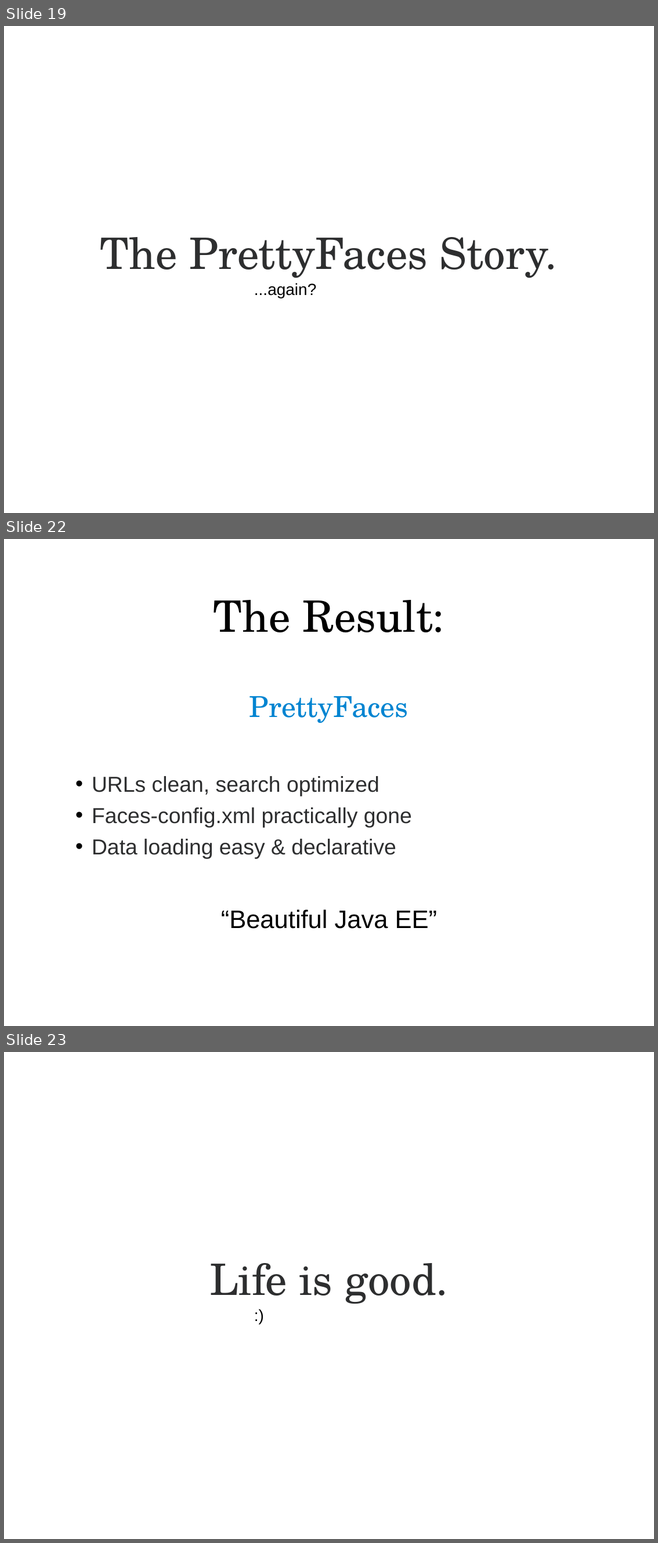
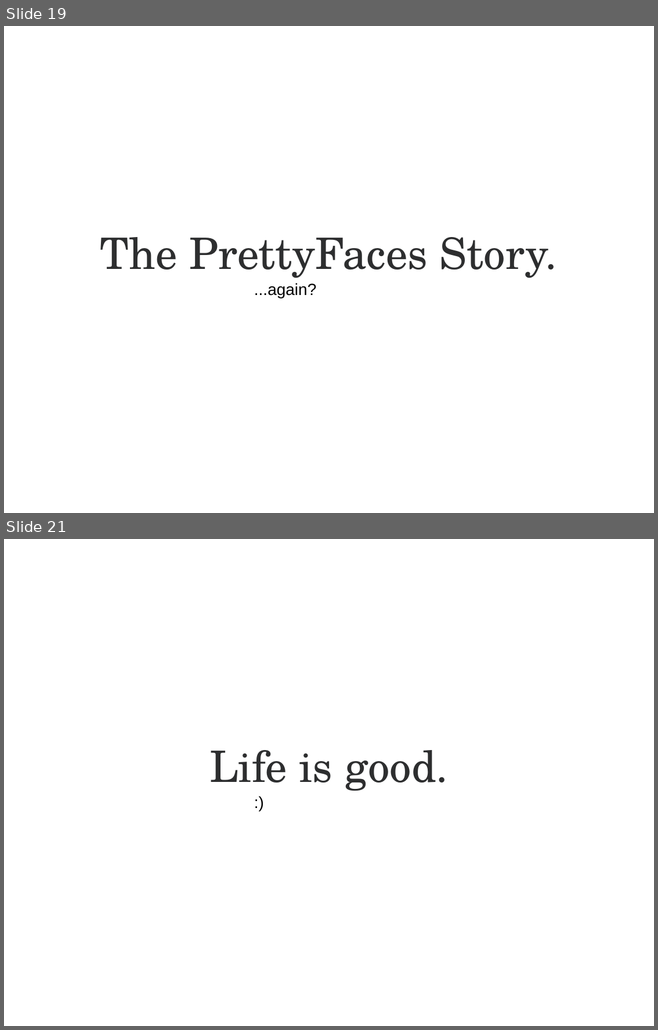
Before and after one commit to lincolnthree/talks, a slide deck: 2011_Beautiful_Java_EE_JAXConf.odp. Shown one above the other, each under a label of ours: slides 19, 22 and 23 before the commit, slides 19 and 21 after it; the slides between them are not shown. The pictures are 658x1543 and 658x1030 pixels, drawn with LibreOffice and Linux fonts; fonts in the diff are those of the drawing. Boxes give left, top, right and bottom in pixels: in the first picture for what was removed or moved away, otherwise in the second. Text is boxed around its words. In the diff, an @@ line names an element or a change of style, - is before the commit and + after.

```diff
--- a/2011_Beautiful_Java_EE_JAXConf.odp
+++ b/2011_Beautiful_Java_EE_JAXConf.odp
@@ slide 22 removed at (4,539,654,1026), background #FFFFFF @@
@@ title removed at (213,600,444,632) @@
-The Result:
@@ text removed at (92,696,437,929) @@
-PrettyFaces
-    • URLs clean, search optimized
-    • Faces-config.xml practically gone
-    • Data loading easy & declarative
-“Beautiful Java EE”
@@ what was slide 23 is now slide 21 @@
```
Also in this commit, not shown: 3 slides added, 2 other slides removed, 1 other file.
